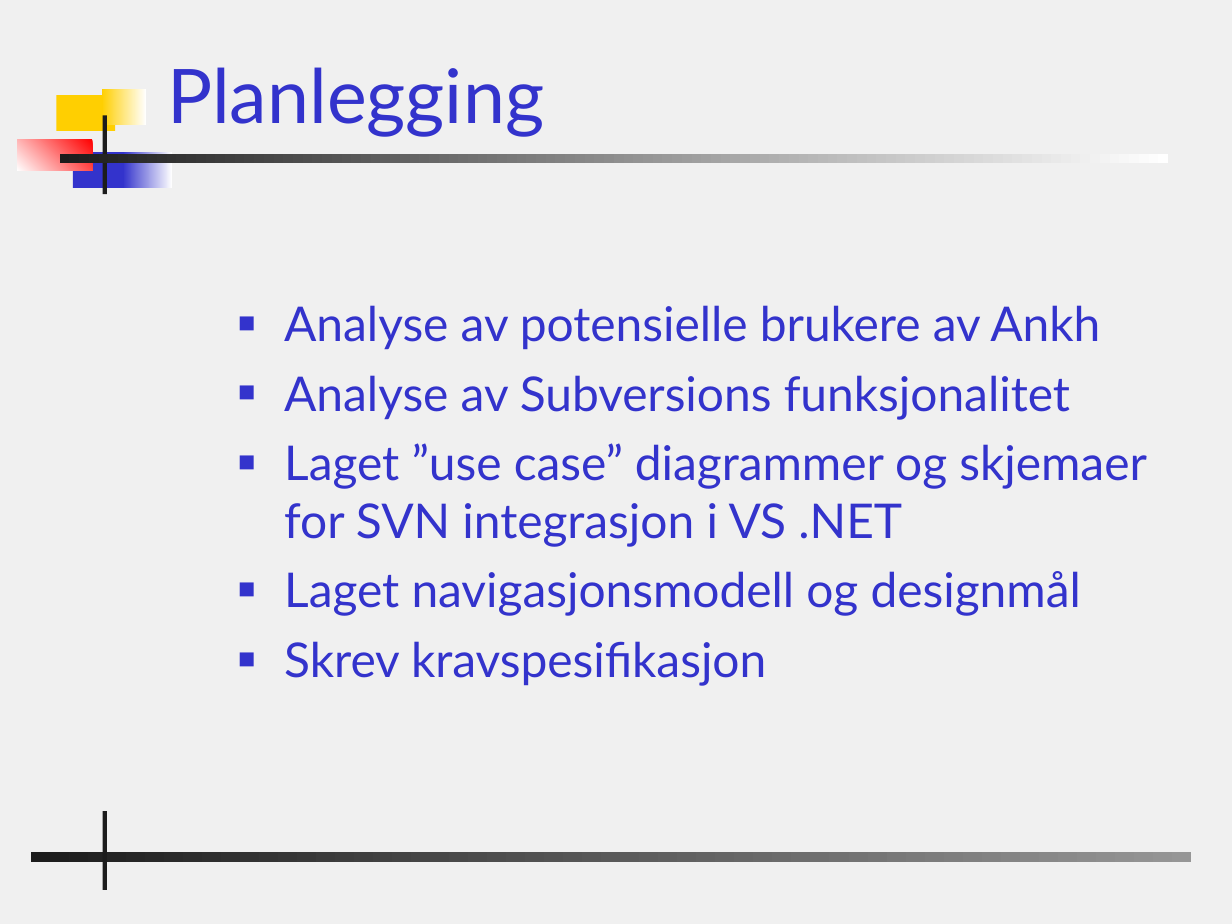
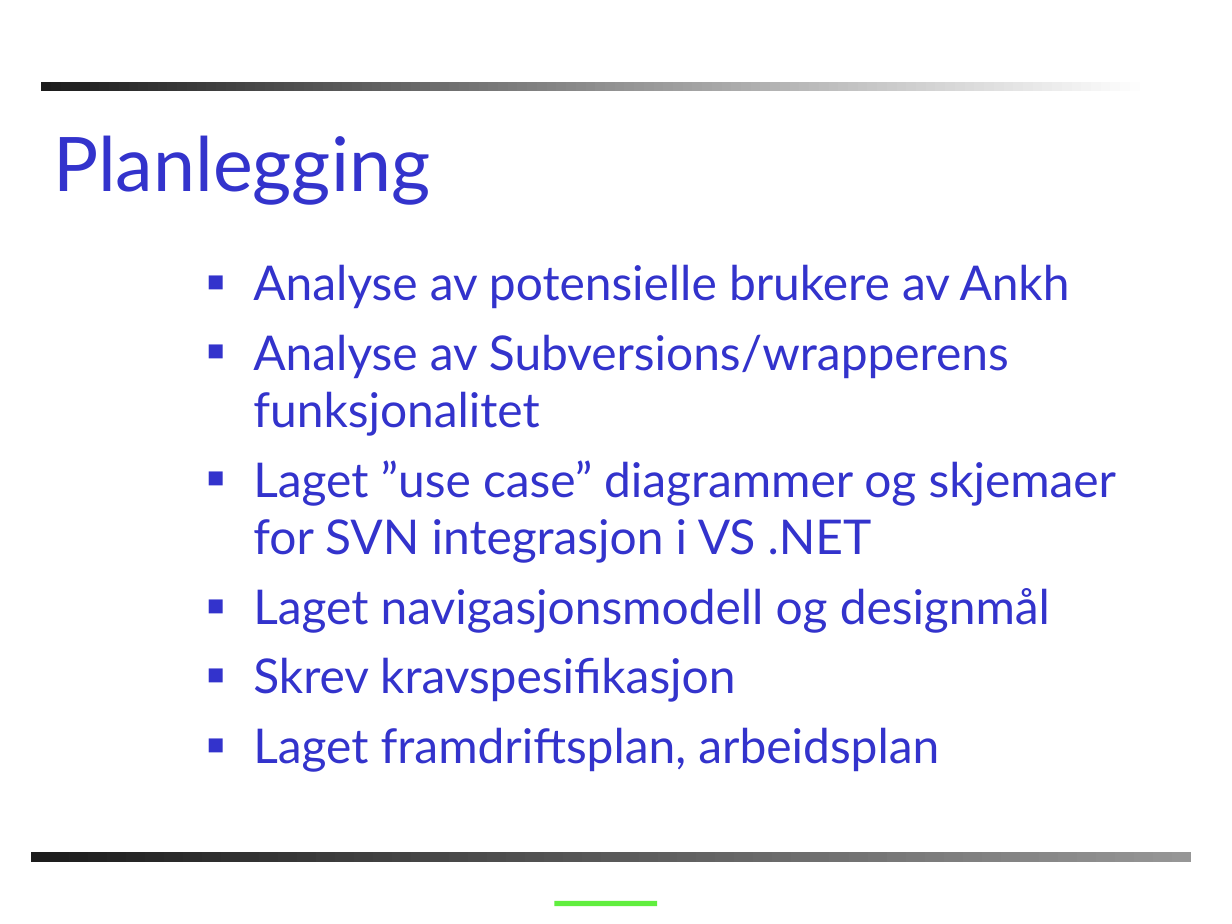
Before and after one commit to PhilJollans/AnkhSVN2019, a slide deck: slide 16 of doc/powerpoint/Subversion_addin_for_VS.NET.ppt (slide 17 before the commit). Drawn at 1232x924 pixels with LibreOffice and Linux fonts; fonts in the diff are those of the drawing; background and template pictures are left out. Boxes give left, top, right and bottom in pixels: in the first picture for what was removed or moved away, otherwise in the second. Text is boxed around its words. In the diff, an @@ line names an element or a change of style, - is before the commit and + after.

```diff
--- a/doc/powerpoint/Subversion_addin_for_VS.NET.ppt
+++ b/doc/powerpoint/Subversion_addin_for_VS.NET.ppt
@@ background #F0F0F0 to #FFFFFF @@
@@ rectangle: place and size @@
-rectangle at box(59, 154, 1168, 164)
+rectangle at box(41, 83, 1149, 92)
@@ rectangle removed at box(102, 89, 147, 124) @@
@@ title "Planlegging": place and size @@
-title "Planlegging" at box(167, 67, 544, 136)
+title "Planlegging" at box(53, 135, 430, 204)
@@ rectangle removed at box(57, 95, 116, 131) @@
@@ rectangle removed at box(102, 116, 106, 195) @@
@@ rectangle removed at box(17, 139, 92, 171) @@
@@ rectangle removed at box(73, 152, 129, 187) @@
@@ rectangle removed at box(123, 152, 172, 187) @@
@@ text "Analyse av potensielle brukere av ...": place and size @@
-text "Analyse av potensielle brukere av ..." at box(284, 305, 1147, 686)
+text "Analyse av potensielle brukere av ..." at box(253, 264, 1117, 772)
@@ text at box(253, 334, 1009, 436): text changed @@
-■ Analyse av Subversions funksjonalitet
+■ Analyse av Subversions/wrapperens funksjonalitet
@@ text at box(253, 727, 939, 772): paragraph added @@
+■ Laget framdriftsplan, arbeidsplan
@@ rectangle removed at box(102, 811, 106, 890) @@
@@ line added from (554, 903) to (657, 903), #60EE3E 3 pt @@
```
Also in this commit, not shown: 22 other slides changed, 1 slide added, 1 slide removed.
